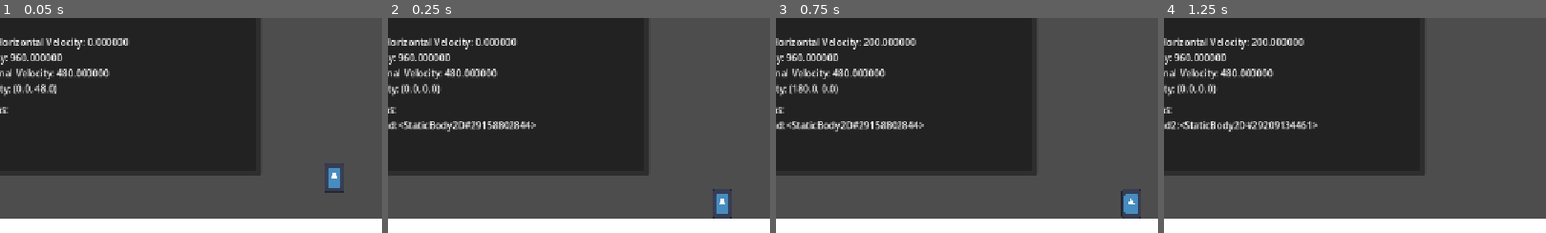
Above: before the commit, frames 1-4 (left to right).
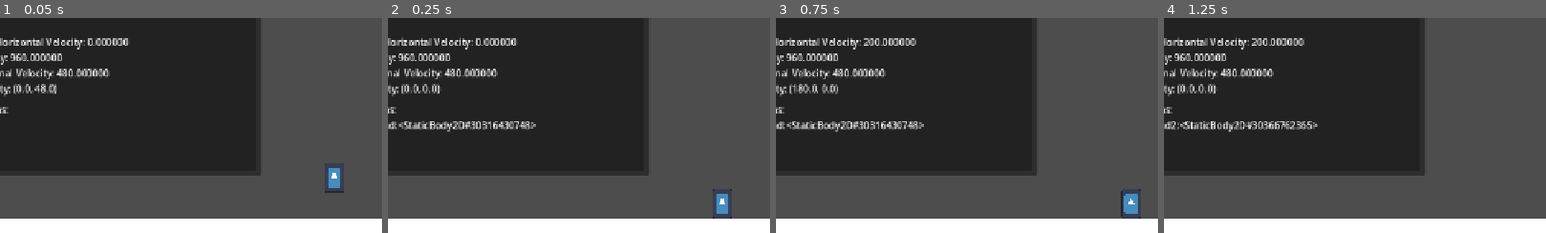
Above: after the commit, the same moments.

Repository: Bryce-Dixon/godot-2d-parametric-player-controller
Game: Godot game, scene res://parametric_player_controller_2d/TestScene.tscn
Same seed, same stepped clock (60 frames per second), same inputs: the game is played once before the commit and once after it. The engine's default icon, where the game draws it, is replaced by a stand-in: a white triangle on a blue panel in a dark square.
Inputs:
- Up to frame 1 (0.05 s): no input
- Up to frame 2 (0.25 s): no input
- Up to frame 3 (0.75 s): tap Enter at 0.5 s; hold Right (ui_right) from 0.53 s (still down)
- Up to frame 4 (1.25 s): keep holding Right (ui_right)
The pictures show only the part of the screen within x 6-56%, y 28-78%; the shares and areas given below are measured in that part.

Frame 1 is identical in both runs. In frame 2, 0.3% of the frame differs, in the area x 22-38%, y 48-52%; in frame 3, 0.3%; in frame 4, 0.3%.

Commit message:
Added utility functions for temporarily pausing input and/or physics for a given time period

Diff:
--- a/parametric_player_controller_2d/parametric_player_controller_2d.gd
+++ b/parametric_player_controller_2d/parametric_player_controller_2d.gd
@@ -204,3 +204,33 @@
 ## Useful for returning control to the player (eg: after a cutscene or screen transition)
 func clear_coyote_time() -> void:
   input_coyote_time.fill_state(false)
+
+## Temporarily pauses, then restores input handling after a given delay[br]
+## Returns the [Signal] which will be emitted after the delay
+func pause_inputs_for(seconds: float, clear_buffers_after_restore := true) -> Signal:
+  pause_inputs = true
+  var timer := get_tree().create_timer(seconds)
+  timer.timeout.connect(set.bind(&"pause_inputs", false))
+  if clear_buffers_after_restore:
+    timer.timeout.connect(clear_input_buffers)
+  return timer.timeout
+
+## Temporarily pauses, then restores physics after a given delay[br]
+## Returns the [Signal] which will be emitted after the delay
+func pause_physics_for(seconds: float) -> Signal:
+  pause_physics = true
+  var timer := get_tree().create_timer(seconds)
+  timer.timeout.connect(set.bind(&"pause_physics", false))
+  return timer.timeout
+
+## Temporarily pauses, then restores input handling and physics after a given delay[br]
+## Returns the [Signal] which will be emitted after the delay
+func pause_inputs_and_physics_for(seconds: float, clear_input_buffers_after_restore := true) -> Signal:
+  pause_physics = true
+  pause_inputs = true
+  var timer := get_tree().create_timer(seconds)
+  timer.timeout.connect(set.bind(&"pause_inputs", false))
+  timer.timeout.connect(set.bind(&"pause_physics", false))
+  if clear_input_buffers_after_restore:
+    timer.timeout.connect(clear_input_buffers)
+  return timer.timeout
